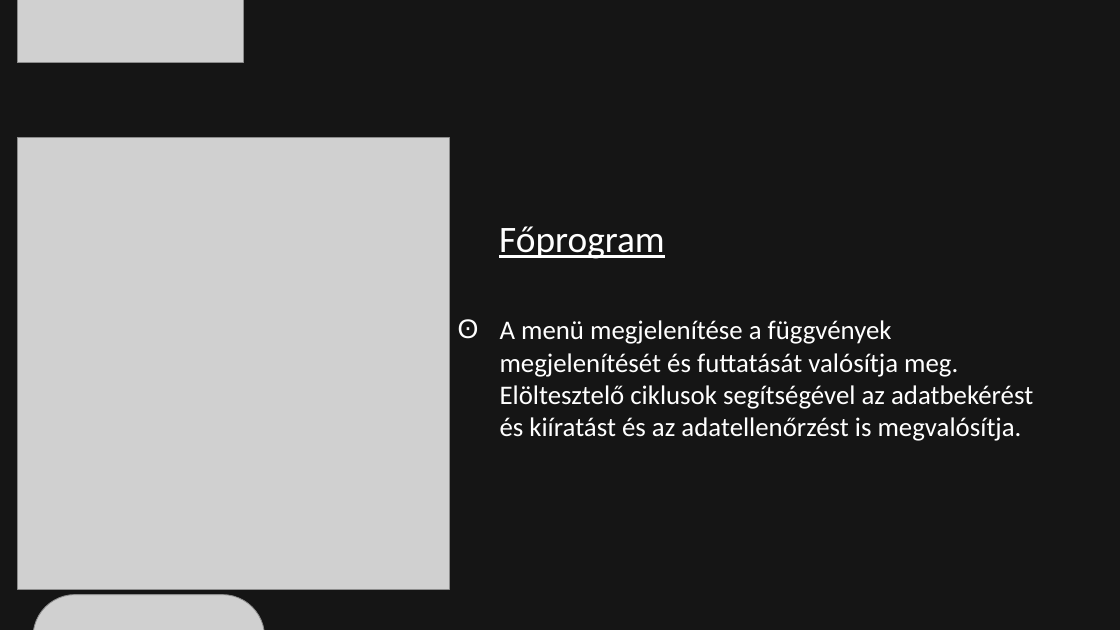
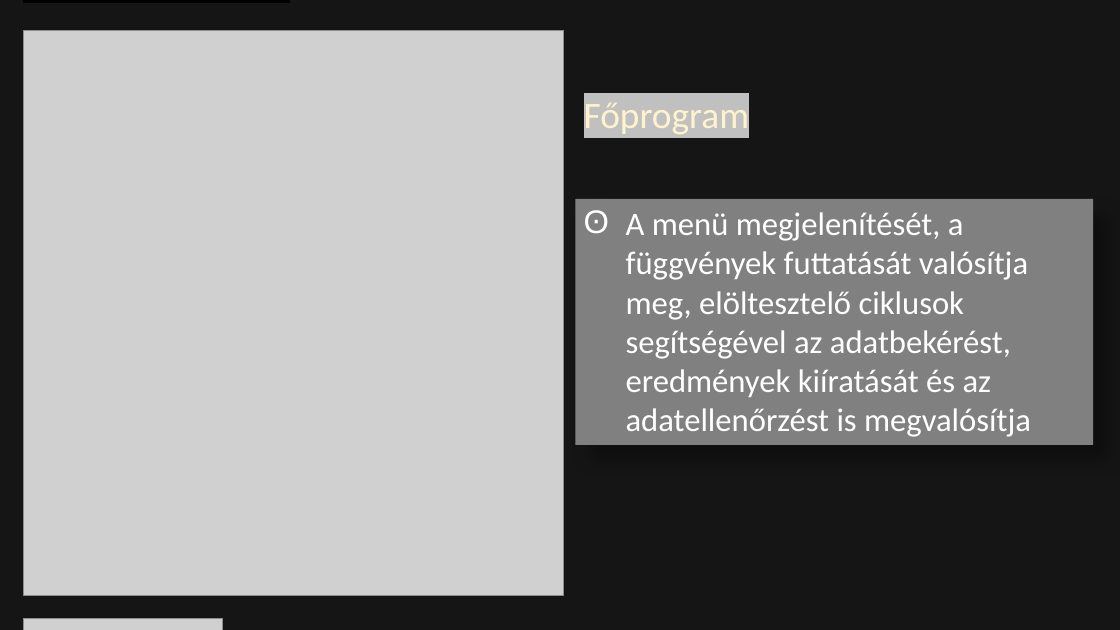
Before and after one commit to bankuti-gk/VBJCode, a slide deck: slide 9 of VBJCode.ppsx (slide 10 before the commit). Drawn at 1120x630 pixels with LibreOffice and Linux fonts; fonts in the diff are those of the drawing; grey boxes stand for pictures; background and template pictures are left out; a plain dark background stands for a picture behind light text. Boxes give left, top, right and bottom in pixels: in the first picture for what was removed or moved away, otherwise in the second. Text is boxed around its words. In the diff, an @@ line names an element or a change of style, - is before the commit and + after.

```diff
--- a/VBJCode.ppsx
+++ b/VBJCode.ppsx
@@ picture removed at (x1=17, y1=0, x2=243, y2=63) @@
@@ rectangle added at (x1=24, y1=0, x2=290, y2=3), fill #000000, outline #000000 1 pt @@
@@ picture resized from (x1=17, y1=138, x2=449, y2=590) to (x1=24, y1=30, x2=564, y2=595) @@
@@ text "Főprogram" moved from (x1=499, y1=226, x2=665, y2=259) to (x1=584, y1=97, x2=750, y2=138) @@
@@ text "Főprogram" at (x1=584, y1=97, x2=750, y2=138): text colour #FFFFFF to #FFF2CC, highlight none to #C0C0C0, underline off @@
@@ rectangle "A menü megjelenítését, a függvények ..." resized from (x1=500, y1=320, x2=1033, y2=441) to (x1=576, y1=199, x2=1093, y2=445) @@
@@ rectangle "A menü megjelenítését, a függvények ..." at (x1=576, y1=199, x2=1093, y2=445): fill none to #808080; shadow on @@
@@ text in rectangle at (x1=626, y1=212, x2=1031, y2=437): text changed; size 23 to 28 pt @@
-ʘ A menü megjelenítése a függvények megjelenítését és futtatását valósítja meg. Elöltesztelő ciklusok segítségével az adatbekérést és kiíratást és az adatellenőrzést is megvalósítja.
+ʘ A menü megjelenítését, a függvények futtatását valósítja meg, elöltesztelő ciklusok segítségével az adatbekérést, eredmények kiíratását és az adatellenőrzést is megvalósítja
@@ picture removed at (x1=33, y1=595, x2=265, y2=630) @@
@@ picture added at (x1=24, y1=618, x2=223, y2=630) @@
```
Also in this commit, not shown: 10 other slides changed, 1 slide removed.
